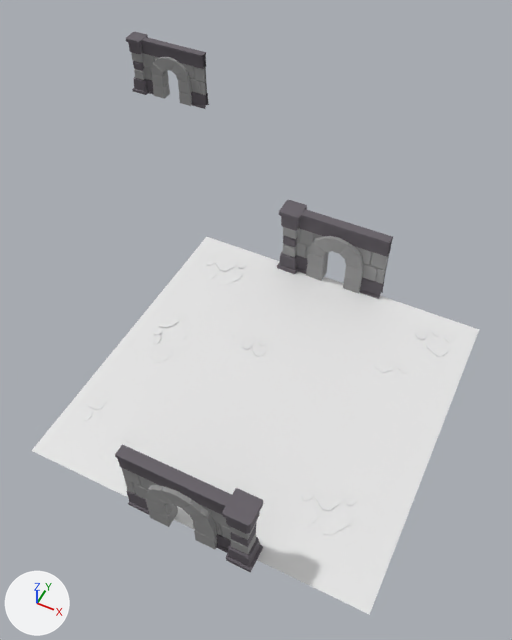
An edit to the Blender file Section2/ModularDungeonKit.blend, drawn before and after from the same camera.
One viewpoint serves both versions: a 50 mm lens placed at (21.3, -19.9, 20.6), pointed at (12.8, -2.9, -0.6). Every picture has the same lights, and +X, +Y and +Z are marked at lower left. The same objects are shown in both versions, whatever each file hides.

Before the edit, the objects in view are built like this:
```python
ob_archway_002 = bpy.data.objects.new('Archway.002', me_cube_009)
ob_archway_002.location = (17.0, -12.0, 1.5)
ob_archway_002.rotation_euler = (0.0, 0.0, -3.142)  # degrees (0, 0, -180)
ob_plane = bpy.data.objects.new('Plane', me_plane_001)
ob_plane.location = (11.0, -2.0, 0.0)
ob_plane.rotation_euler = (0.0, 0.0, -4.712)  # degrees (0, 0, -270)
ob_plane_001 = bpy.data.objects.new('Plane.001', me_plane_002)
ob_plane_001.location = (11.0, -10.0, 0.0)
ob_plane_001.rotation_euler = (0.0, 0.0, -1.571)  # degrees (0, 0, -90)
ob_plane_002 = bpy.data.objects.new('Plane.002', me_plane_003)
ob_plane_002.location = (11.0, -6.0, 0.0)
ob_plane_002.rotation_euler = (0.0, 0.0, -11.0)  # degrees (0, 0, 90)
ob_plane_006 = bpy.data.objects.new('Plane.006', me_plane_007)
ob_plane_006.location = (15.0, -2.0, 0.0)
ob_plane_007 = bpy.data.objects.new('Plane.007', me_plane_001)
ob_plane_007.location = (19.0, -10.0, 0.0)
ob_plane_007.rotation_euler = (0.0, 0.0, -4.712)  # degrees (0, 0, -270)
ob_plane_008 = bpy.data.objects.new('Plane.008', me_plane_002)
ob_plane_008.location = (19.0, -2.0, 0.0)
ob_plane_009 = bpy.data.objects.new('Plane.009', me_plane_007)
ob_plane_009.location = (19.0, -6.0, 0.0)
ob_plane_010 = bpy.data.objects.new('Plane.010', me_plane_007)
ob_plane_010.location = (15.0, -10.0, 0.0)
# also in view: 'Archway.001' at (14.8, 0.0, 1.5); 'Archway' at (1.8, 9.0, 1.5); 'Plane.011' at (15.0, -6.0, 0.0)
```
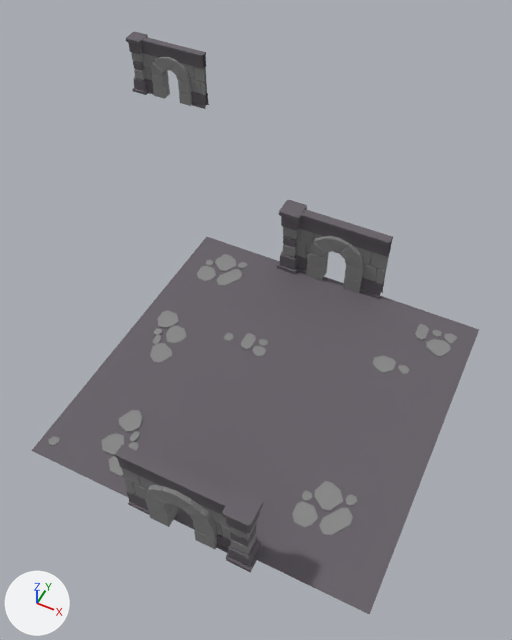
Boxes (x1, y1, x2, y2) around the edits, measured in the pictures (512 x 640 px):
'Plane.009', recoloured (white to grey): (299, 367, 450, 499) in both
'Plane.010', recoloured (white to grey): (159, 407, 299, 531) in both
'Plane.006', recoloured (white to grey): (247, 271, 381, 366) in both
part 1 of me_plane_001, recoloured (white to grey): (158, 237, 414, 615) in both
part 2 of me_plane_001, recoloured (white to grey): (197, 254, 357, 535) in both
part 3 of me_plane_003, recoloured (white to grey): before (101, 296, 247, 406); after (31, 296, 247, 497)
part 4 of me_plane_003, recoloured (white to grey): before (150, 310, 234, 363); after (48, 310, 234, 476)
part 5 of me_plane_002, recoloured (white to grey): before (31, 296, 479, 497); after (344, 296, 479, 406)
part 6 of me_plane_002, recoloured (white to grey): before (99, 324, 457, 473); after (415, 324, 457, 357)
part 7 of me_plane_002, recoloured (white to grey): before (81, 356, 409, 421); after (373, 356, 409, 374)
part 8 of me_plane_009, recoloured (white to grey): (195, 330, 344, 450) in both
part 9 of me_plane_009, recoloured (white to grey): (241, 333, 268, 356) in both

The change, as a list of edits to the scene's bpy script:
```text
Change me_plane_001:
    where me_plane_001.from_pydata(...)  # 84 vertices, 51 faces; spans x -2.0..2.0, y -2.0..2.0, z -0.05..0.05
    used by ob_plane; location = (11.0, -2.0, 0.0); rotation_euler = (0.0, 0.0, -4.712), in degrees (0, 0, -270)
    me_plane_001 part 1: the 1 face centred in x 0.0, y 0.0, z 0.0 switches from no material to mat_pillar (dark grey #676269)
    me_plane_001 part 2: 50 of the faces centred in x -0.44..1.37, y -0.5..1.25, z -0.03..0.03 switch from no material to mat_wall_lightstone (grey #8a8a8a)
    add me_plane_001.materials.append(mat_pillar)  # dark grey #676269
Change me_plane_002:
    where me_plane_002.from_pydata(...)  # 100 vertices, 61 faces; spans x -2.0..2.0, y -2.0..2.0, z -0.06..0.07
    used by ob_plane_001; location = (11.0, -10.0, 0.0); rotation_euler = (0.0, 0.0, -1.571), in degrees (0, 0, -90)
    me_plane_002 part 5: the 1 face centred in x 0.0, y 0.0, z 0.0 switches from no material to mat_pillar (dark grey #676269)
    me_plane_002 part 6: all 40 faces centred in x -0.15..1.36, y 0.05..1.28, z -0.03..0.04 switch from no material to mat_wall_lightstone (grey #8a8a8a)
    me_plane_002 part 7: all 20 faces centred in x -1.11..0.21, y -1.61..-0.87, z -0.02..0.02 switch from no material to mat_wall_lightstone (grey #8a8a8a)
    add me_plane_002.materials.append(mat_pillar)  # dark grey #676269
Change me_plane_003:
    where me_plane_003.from_pydata(...)  # 100 vertices, 61 faces; spans x -2.0..2.0, y -2.0..2.0, z -0.05..0.08
    used by ob_plane_002; location = (11.0, -6.0, 0.0); rotation_euler = (0.0, 0.0, -11.0), in degrees (0, 0, 90)
    me_plane_003 part 3: the 1 face centred in x 0.0, y 0.0, z 0.0 switches from no material to mat_pillar (dark grey #676269)
    me_plane_003 part 4: 60 of the faces centred in x -0.92..1.52, y -1.71..1.36, z -0.03..0.05 switch from no material to mat_wall_lightstone (grey #8a8a8a)
    add me_plane_003.materials.append(mat_pillar)  # dark grey #676269
Change me_plane_007:
    where me_plane_007.from_pydata(...)  # 4 vertices, 1 face; spans x -2.0..2.0, y -2.0..2.0, z 0.0
    add me_plane_007.materials.append(mat_pillar)  # dark grey #676269
Change me_plane_009:
    where me_plane_009.from_pydata(...)  # 52 vertices, 31 faces; spans x -2.0..2.0, y -2.0..2.0, z -0.05..0.08
    used by ob_plane_011; location = (15.0, -6.0, 0.0)
    me_plane_009 part 8: the 1 face centred in x 0.0, y 0.0, z 0.0 switches from no material to mat_pillar (dark grey #676269)
    me_plane_009 part 9: all 30 faces centred in x -1.89..-0.87, y 1.01..1.88, z -0.03..0.05 switch from no material to mat_wall_lightstone (grey #8a8a8a)
    add me_plane_009.materials.append(mat_pillar)  # dark grey #676269
```
